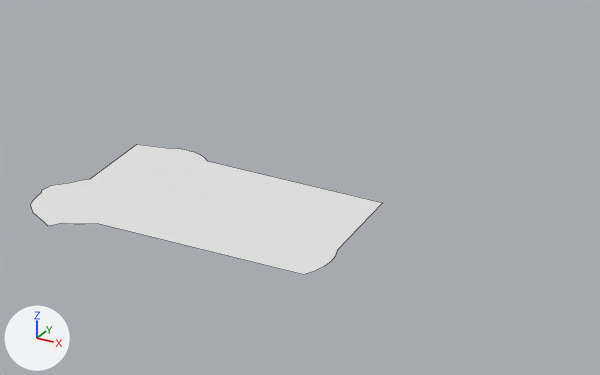
The FBX model LowPoly/Assets/Prefabs/Models/Water01d.fbx, before and after one commit.
One viewpoint serves both versions: a 50 mm camera at (154.0, -322.0, 150.0) aimed at (-14.0, -15.0, -3.0). Lighting does not change. The marker at lower left points along +X, +Y and +Z. Mesh edges are drawn as thin lines.
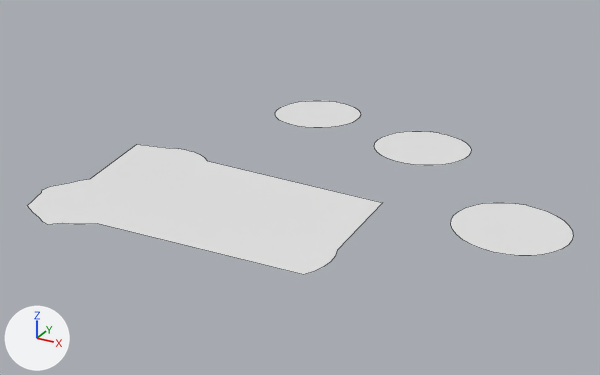
Changed parts and their boxes (x1, y1, x2, y2) in the pictures (600 x 375 px; the box of a moved part takes in the faces that stretch with it):
```json
{"object": "Cylinder", "change": "reshaped", "before": [31, 144, 382, 275], "after": [27, 101, 573, 275], "on screen": "55% wider, 33% taller"}
{"part": 1, "of": "me_cylinder", "change": "added", "after": [275, 101, 360, 128]}
{"part": 2, "of": "me_cylinder", "change": "added", "after": [374, 131, 471, 165]}
{"part": 3, "of": "me_cylinder", "change": "added", "after": [451, 203, 573, 256]}
{"part": 4, "of": "me_cylinder", "change": "moved or reshaped", "before": [31, 183, 67, 226], "after": [27, 183, 67, 225]}
```

The change, as JSON lines over the scene's bpy script:
```json
{"block": "me_cylinder", "where": "# used by ob_cylinder; location = (-39.7, 73.0, 8.4)"}
{"block": "me_cylinder", "where": "# verts and faces of me_cylinder; kept vertices keep their numbers, new ones are numbered from 32"}
{"block": "me_cylinder", "where": "# before: 16 (-39.8, -180.0, -7.3) at pixel (48, 226), 17 (-41.9, -179.1, -7.3) at pixel (46, 224), 18 (-43.4, -178.3, -7.3) at pixel (44, 222), 20 (-60.9, -168.8, -7.3) at pixel (30, 205), 25 (-68.6, -148.8, -7.3) at pixel (51, 185)"}
{"op": "remove", "block": "me_cylinder", "code": "me_cylinder.from_pydata(...)  # 32 vertices, 1 face; spans x -68.6..73.3, y -180.0..-83.7, z -7.3"}
{"op": "remove", "block": "me_cylinder", "code": "me_cylinder.materials.append(mat_water4advanced)  # white #e7e7e7"}
{"op": "add", "block": "me_cylinder", "code": "me_cylinder.from_pydata(...)  # 128 vertices, 4 faces; spans x -68.5..147.6, y -179.2..24.0, z -8.2..-6.8"}
{"block": "me_cylinder", "change": "me_cylinder part 1: a new loose piece of 32 vertices spanning x -35.8..12.2, y -24.0..24.0, z -8.1"}
{"block": "me_cylinder", "change": "me_cylinder part 2: a new loose piece of 32 vertices spanning x 36.2..84.2, y -49.0..-1.0, z -6.8"}
{"block": "me_cylinder", "change": "me_cylinder part 3: a new loose piece of 32 vertices spanning x 99.6..147.6, y -114.5..-66.5, z -7.7"}
{"block": "me_cylinder", "change": "me_cylinder part 4"}
{"op": "add", "block": "me_cylinder", "code": "verts[16] = (-41.0, -179.2, -7.3)  # moved, pixel (47, 224)"}
{"op": "add", "block": "me_cylinder", "code": "verts[17] = (-45.4, -177.4, -8.0)  # moved, pixel (43, 222)"}
{"op": "add", "block": "me_cylinder", "code": "verts[18] = (-50.3, -174.6, -8.2)  # moved, pixel (39, 217)"}
{"op": "add", "block": "me_cylinder", "code": "verts[20] = (-61.5, -170.1, -7.1)  # moved, pixel (27, 205)"}
{"op": "add", "block": "me_cylinder", "code": "verts[25] = (-68.1, -149.9, -7.1)  # moved, pixel (50, 186)"}
```
